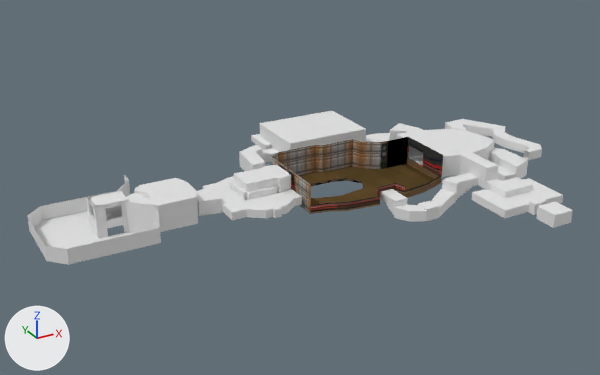
What one commit did to the Blender file 3dassets/e1m1.blend.
One viewpoint serves both versions: a camera (50 mm lens) standing at (-280.0, -586.0, 294.0) and looking at (34.0, -14.0, 8.0). The axes (+X, +Y, +Z) are drawn at lower left. The lights are the same throughout.

Objects in the first picture: 'Plane', 'room1', 'room10', 'room11', 'room2', 'room3', 'room4', 'room5', 'room6', 'room7', 'room8', 'room9'.
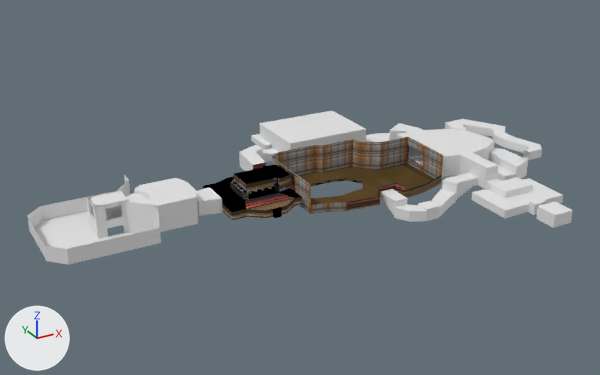
Edits to the bpy script that builds the scene:
```text
Change me_vert_001:
    where me_vert_001.from_pydata(...)  # 212 vertices, 76 faces; spans x -29.8..34.2, y -50.5..29.5, z -1.6..20.0
    add me_vert_001.materials.append(mat_e1m1)  # picture img_texturesheetdoom2_png
Change me_plane_007:
    where me_plane_007.from_pydata(...)  # 142 vertices, 55 faces; spans x -71.4..69.4, y -134.9..-45.3, z -8.0..21.6
    used by ob_room9; location = (98.5, 82.5, 0.0)
    me_plane_007 part 1: texture (UV) coordinates of 6 of 55 faces, centred in x -60.6..67.8, y -128.5..-68.5, z -2.8..17.6, changed; they spanned u 0.0..1.0, v 0.48..1.0 and now span u 0.0..0.5, v 0.79..0.81
```

Changed parts and their boxes [x1, y1, x2, y2] in the pictures (600 x 375 px):
'room4', recoloured: [203, 162, 302, 220] in both
part 1 of me_plane_007, surface changed: [311, 137, 443, 214] in both
